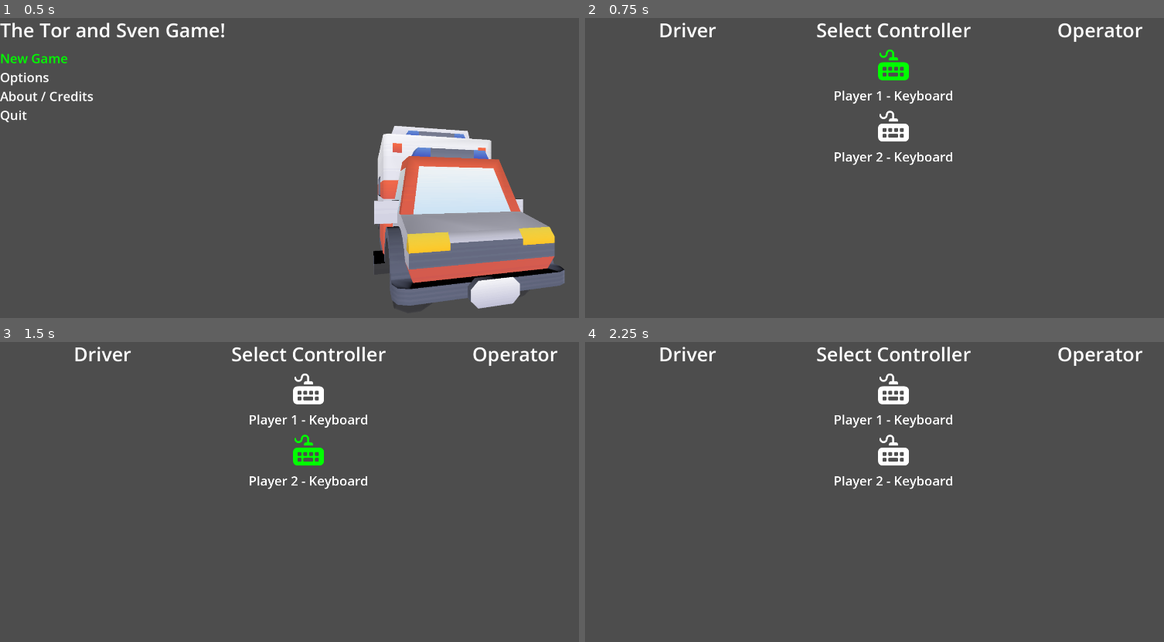
Above: before the commit, frames 1-4 (two rows, left to right).
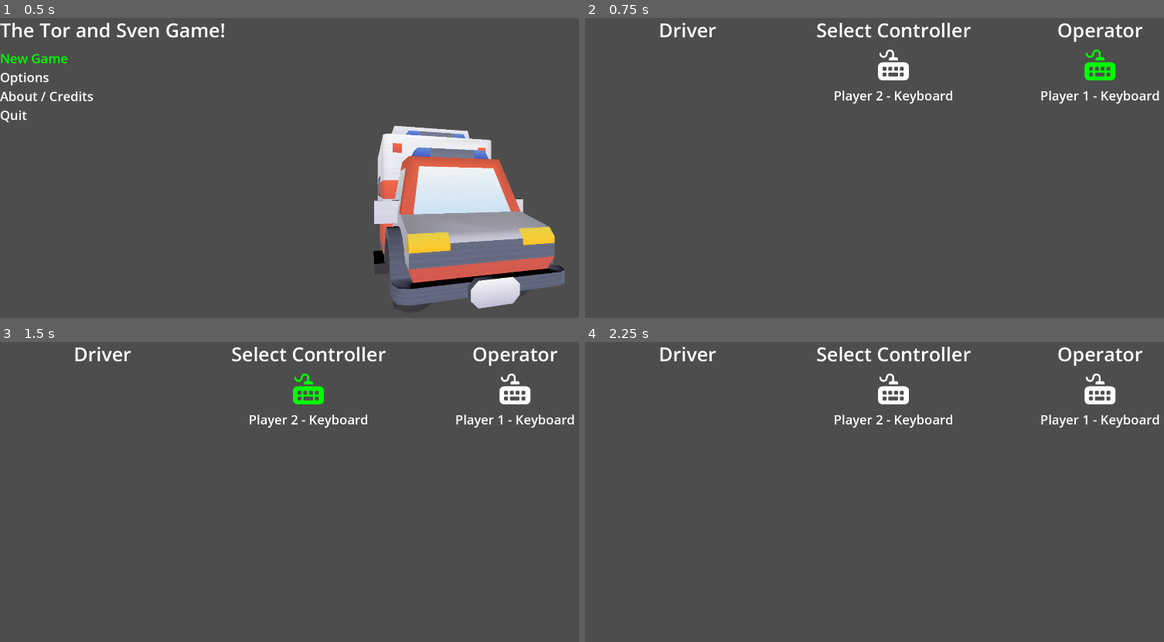
Above: after the commit, the same moments.

Repository: firefly2442/godot-tor-sven-game
Game: Godot game, scene res://scenes/Main.tscn
Two runs of this game, one before a commit and one after it. Both use one fixed random seed, a clock stepped at 60 frames per second and the inputs below. The engine's default icon, where the game draws it, is replaced by a stand-in: a white triangle on a blue panel in a dark square.
Inputs:
- Up to frame 1 (0.5 s): no input
- Up to frame 2 (0.75 s): tap Enter (action_p2) at 0.5 s; hold D (right_p1, bound only after the commit) from 0.53 s (still down); hold E (action_p1) from 0.53 s (still down)
- Up to frame 3 (1.5 s): tap Space at 1.25 s; release D (right_p1, bound only after the commit) at 1.28 s; release E (action_p1) at 1.28 s; hold Q (back_p1) from 1.28 s (still down); tap Enter (action_p2) at 1.35 s
- Up to frame 4 (2.25 s): tap Enter (action_p2) at 2 s; release Q (back_p1) at 2.03 s; hold D (right_p1, bound only after the commit) from 2.03 s (still down); tap Backspace (back_p2) at 2.1 s

Frame 1 is identical in both runs. In frame 2, 1.5% of the frame differs, in the area x 43-100%, y 10-50%; in frame 3, 1.5%; in frame 4, 1.2%.

Commit message:
fix: fix key mapping

Diff:
--- a/project.godot
+++ b/project.godot
@@ -44,7 +44,7 @@
 }
 right_p1={
 "deadzone": 0.2,
-"events": [Object(InputEventKey,"resource_local_to_scene":fa …(140 unchanged characters)… ":false,"keycode":0,"physical_keycode":66,"key_label":0,"unicode":0,"location":0,"echo":false,"script":null)
+"events": [Object(InputEventKey,"resource_local_to_scene":fa …(140 unchanged characters)… ":false,"keycode":0,"physical_keycode":68,"key_label":0,"unicode":0,"location":0,"echo":false,"script":null)
 ]
 }
 right_p2={
